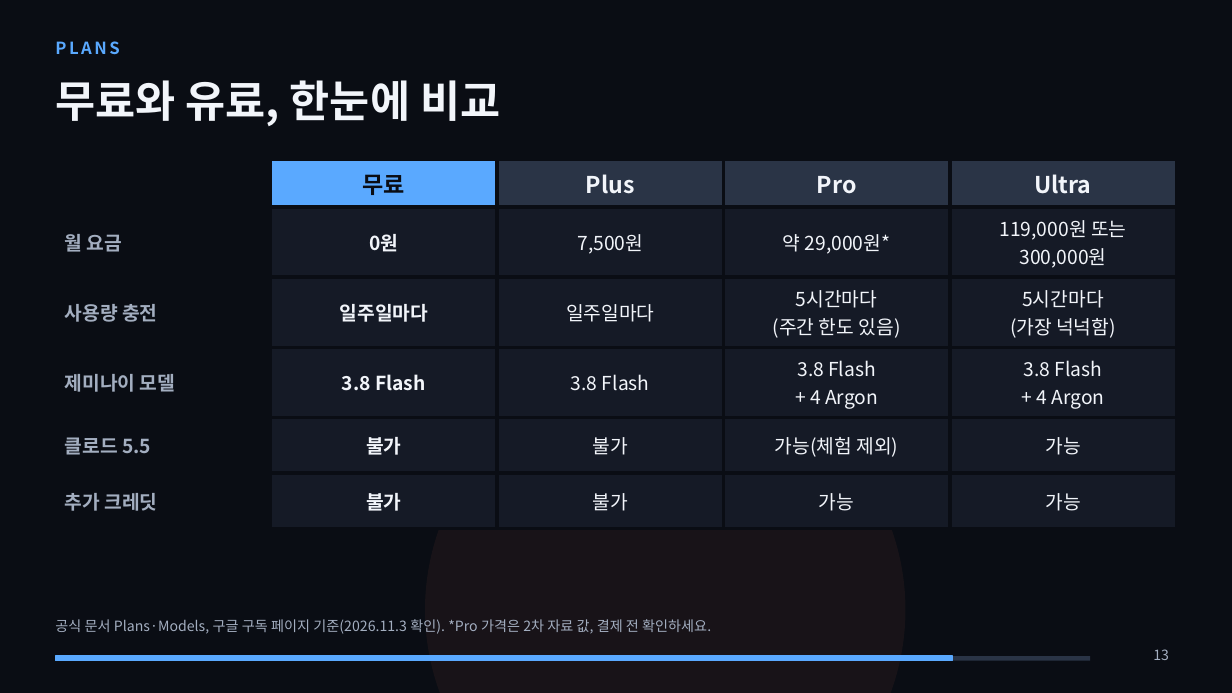
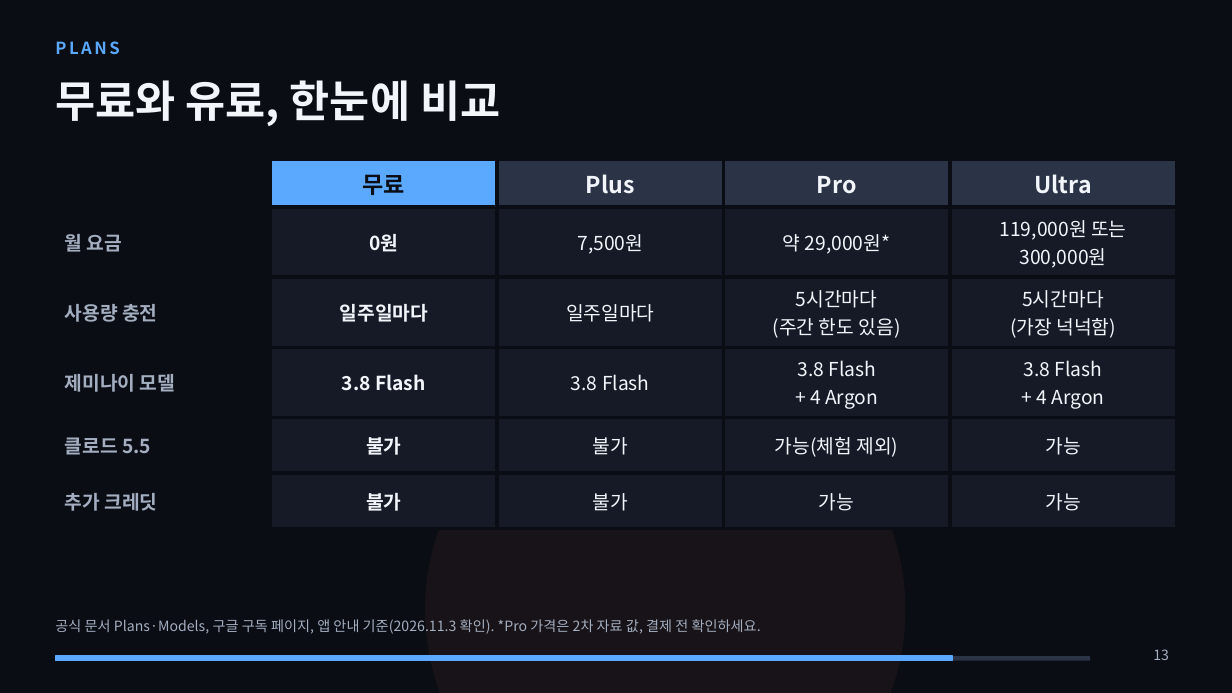
Before and after one commit to metaluca27/huhsame-script, a slide deck: slide 13 of docs/강의/안티그라비티_입문/안티그라비티_입문_강의.pptx. Drawn at 1232x693 pixels with LibreOffice and Linux fonts; fonts in the diff are those of the drawing. Boxes give left, top, right and bottom in pixels: in the first picture for what was removed or moved away, otherwise in the second. Text is boxed around its words. In the diff, an @@ line names an element or a change of style, - is before the commit and + after.

```diff
--- a/docs/강의/안티그라비티_입문/안티그라비티_입문_강의.pptx
+++ b/docs/강의/안티그라비티_입문/안티그라비티_입문_강의.pptx
@@ text at bbox=[55, 619, 761, 634]: text changed @@
-공식 문서 Plans·Models, 구글 구독 페이지 기준(2026.11.3 확인). *Pro 가격은 2차 자료 값, 결제 전 확인하세요.
+공식 문서 Plans·Models, 구글 구독 페이지, 앱 안내 기준(2026.11.3 확인). *Pro 가격은 2차 자료 값, 결제 전 확인하세요.
```
Also in this commit, not shown: 4 other slides changed, 1 slide added, 1 slide removed, 12 other files.
